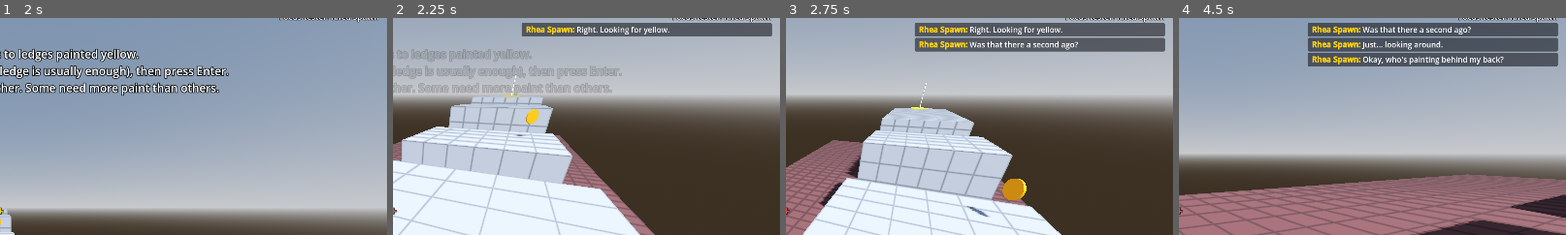
Above: before the commit, frames 1-4 (left to right).
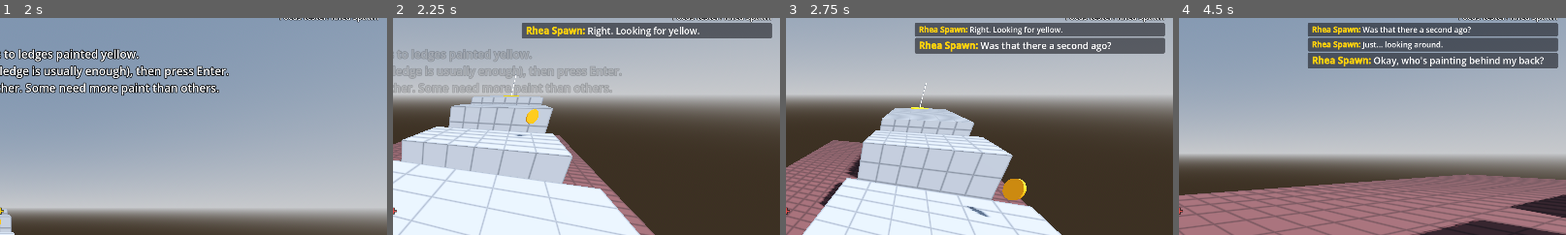
Above: after the commit, the same moments.

Repository: RSghr/yellow-paint
Game: Godot game, scene res://level_select.tscn
The game is run twice, just before and just after one commit, with the same random seed, the same clock (stepped at 60 frames per second) and the same inputs.
Inputs (mouse positions are % of the whole screen's width and height, from its top left):
- Up to frame 1 (2 s): click "Accept & grab the paint" at 0.5 s; click "Start session" at 1.25 s
- Up to frame 2 (2.25 s): tap Enter (start_test) at 2 s; move the mouse to (55, 50) at 2.02 s; hold W (move_forward) from 2.03 s (still down); hold Backspace (clear_paint) from 2.03 s (still down); click (55, 50) at 2.17 s
- Up to frame 3 (2.75 s): keep holding W (move_forward); keep holding Backspace (clear_paint); tap Space (jump) at 2.27 s
- Up to frame 4 (4.5 s): move the mouse to (45, 50) at 2.77 s; release Backspace (clear_paint) at 2.78 s; tap Z (lock_mouse) at 2.85 s; tap Space (jump) at 3.02 s; move the mouse to (60, 28) at 3.52 s; release W (move_forward) at 3.53 s; hold D (move_right) 3.53-4.25 s; hold N (next_level) 3.53-4.25 s; drag from (45, 70) to (20, 35) at 4.27 s
The pictures show only the part of the screen within x 50-100%, y 6-56%; the shares and areas given below are measured in that part.

Frame 1 is identical in both runs. In frame 2, 1.6% of the frame differs, in the area x 33-98%, y 3-10%; in frame 3, 1.6%; in frame 4, 1.9%, in the area x 33-98%, y 17-24%.

Commit message:
Chat log: newest line 1.2x bigger, back to normal when the next arrives
Co-Authored-By: Claude Opus 5.5 <noreply@anthropic.com>
Claude-Session: https://claude.ai/code/session_01W5jG8cMnz72ugdxaP4H6QQ

Diff:
--- a/speech_feed.gd
+++ b/speech_feed.gd
@@ -1,7 +1,8 @@
 extends Control
 ## The playtester's speech on the HUD as a chat log (top right, under "Focus tester: ..."), added by game.gd.
 ## Like an online chat: "Name: message", oldest on top, newest at the bottom, up to `max_lines`.
-## Each line disappears `line_life` seconds after it was said.
+## Each line disappears `line_life` seconds after it was said. The newest line is a bit bigger
+## (`newest_scale`); it goes back to normal size when the next one arrives.
 ## game.gd hides the whole feed while spectating (the speech bubble above the tester is visible then).
 
 const YELLOW := Color(1, 0.82, 0.05)
@@ -9,6 +10,8 @@
 @export var max_lines := 3
 @export var line_life := 6.0  ## Seconds a line stays before fading out.
 @export var width := 620.0
+@export var font_size := 19
+@export var newest_scale := 1.2  ## Size of the latest line relative to the others.
 
 var _box: VBoxContainer
 
@@ -46,11 +49,14 @@
 	label.scroll_active = false
 	label.autowrap_mode = TextServer.AUTOWRAP_WORD_SMART
 	label.mouse_filter = Control.MOUSE_FILTER_IGNORE
-	label.add_theme_font_size_override("normal_font_size", 19)
-	label.add_theme_font_size_override("bold_font_size", 19)
+	_set_font_px(label, roundi(font_size * newest_scale))
 	label.text = "[b][color=#%s]%s:[/color][/b] %s" % [YELLOW.to_html(false), speaker, _escape(text)]
 	line.add_child(label)
 
+	# The previous newest line goes back to normal size.
+	for old in _box.get_children():
+		if old.get_child_count() > 0:
+			_set_font_px(old.get_child(0), font_size)
 	line.modulate.a = 0.0
 	_box.add_child(line)
 	while _box.get_child_count() > max_lines:
@@ -70,5 +76,10 @@
 		c.queue_free()
 
 
+func _set_font_px(label: RichTextLabel, px: int) -> void:
+	label.add_theme_font_size_override("normal_font_size", px)
+	label.add_theme_font_size_override("bold_font_size", px)
+
+
 static func _escape(text: String) -> String:
 	return text.replace("[", "[lb]")
Not shown, changed: CLAUDE.md
